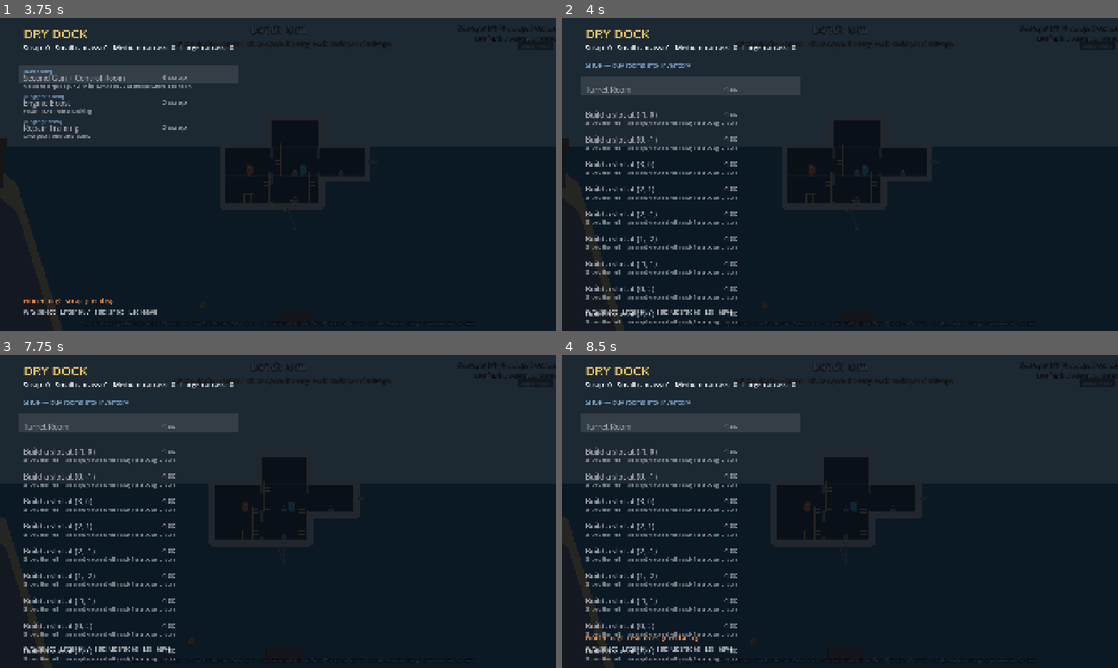
Above: before the commit, frames 1-4 (two rows, left to right).
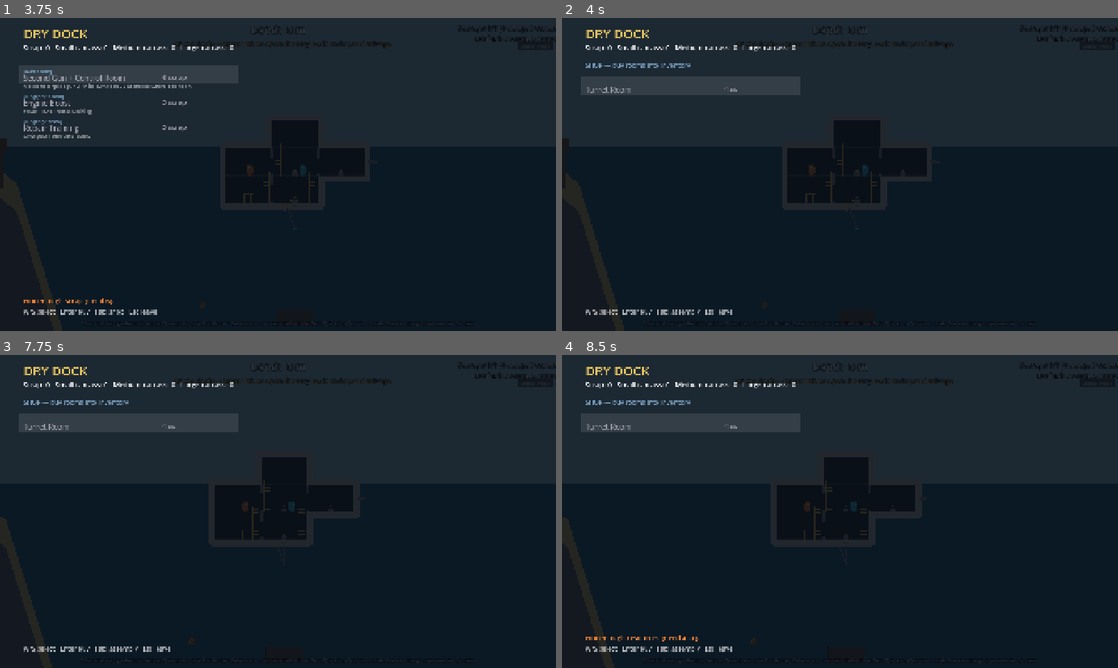
Above: after the commit, the same moments.

Repository: SnirNehemia/deeper
Game: Godot game, scene res://scenes/world.tscn
The game is run twice, just before and just after one commit, with the same random seed, the same clock (stepped at 60 frames per second) and the same inputs.
Inputs:
- Up to frame 1 (3.75 s): tap Enter at 0.5, 0.8, 1.35, 2, 3.5 s; hold D 0.53-2.03 s; tap Tab at 0.6 s; tap Space at 0.77, 1.07, 1.25, 1.52, 1.82, 2.75, 3.02, 3.05, 3.32, 3.6 s; tap Keypad Enter at 1.55, 2.1 s; hold A 2.03-2.78 s; tap E at 2.3, 2.85 s; hold D from 2.78 s (still down)
- Up to frame 2 (4 s): keep holding D; tap Space at 3.77 s; tap Tab at 3.8 s
- Up to frame 3 (7.75 s): tap Space at 4.07, 4.52, 4.82, 5, 6.02, 6.32, 6.77, 6.8, 7.07, 7.52 s; tap Escape at 4.15 s; release D at 4.28 s; hold A 4.28-5.03 s; tap Tab at 4.35, 7.55 s; tap Enter at 4.55, 5.1 s; hold D 5.03-5.78 s; tap Keypad Enter at 5.3, 5.85 s; hold A 5.78-7.28 s; tap E at 6.05, 6.6 s; hold D from 7.28 s (still down); tap Q at 7.35 s
- Up to frame 4 (8.5 s): keep holding D; tap Space at 7.82 s; tap Shift at 8.1 s; tap Enter at 8.3 s

Frame 1 is identical in both runs. In frame 2, 2.7% of the frame differs, in the area x 4-32%, y 29-98%; in frame 3, 2.7%; in frame 4, 2.7%.

Commit message:
M4-8 step 1: Assembly tab — hull blueprint with buyable-slot ghost cells

Diff:
--- a/scripts/ui/dry_dock.gd
+++ b/scripts/ui/dry_dock.gd
@@ -17,16 +17,18 @@
 
 signal closed(changed: bool)
 
-enum Mode { LIST, PLACEMENT, SHOP }
+enum Mode { LIST, PLACEMENT, SHOP, ASSEMBLY }
 
 var _mode: Mode = Mode.LIST
 var _index: int = 0
 var _shop_index: int = 0
+var _assembly_index: int = 0
 var _slot: SubLoadout.Slot = SubLoadout.Slot.STERN
 var _changed: bool = false
 var _note: String = ""
 var _entries: Array = []
 var _shop_entries: Array = []
+var _assembly_entries: Array = []
 var _view: _View
 
 func _ready() -> void:
@@ -34,6 +36,7 @@
 	process_mode = Node.PROCESS_MODE_ALWAYS
 	_entries = SubLoadout.catalog()
 	_rebuild_shop_entries()
+	_rebuild_assembly_entries()
 	get_tree().paused = true
 
 	var bg := ColorRect.new()
@@ -59,6 +62,8 @@
 			_list_key(key.physical_keycode)
 		Mode.SHOP:
 			_shop_key(key.physical_keycode)
+		Mode.ASSEMBLY:
+			_assembly_key(key.physical_keycode)
 		Mode.PLACEMENT:
 			_placement_key(key.physical_keycode)
 	_view.queue_redraw()
@@ -86,7 +91,23 @@
 				_shop_index = wrapi(_shop_index + 1, 0, _shop_entries.size())
 		KEY_ENTER, KEY_KP_ENTER, KEY_SPACE:
 			if not _shop_entries.is_empty():
-				_try_buy_shop_entry(_shop_entries[_shop_index])
+				_try_buy_room(_shop_entries[_shop_index]["def"])
+		KEY_TAB:
+			_mode = Mode.ASSEMBLY
+		KEY_ESCAPE:
+			_close()
+
+func _assembly_key(code: int) -> void:
+	match code:
+		KEY_UP, KEY_W:
+			if not _assembly_entries.is_empty():
+				_assembly_index = wrapi(_assembly_index - 1, 0, _assembly_entries.size())
+		KEY_DOWN, KEY_S:
+			if not _assembly_entries.is_empty():
+				_assembly_index = wrapi(_assembly_index + 1, 0, _assembly_entries.size())
+		KEY_ENTER, KEY_KP_ENTER, KEY_SPACE:
+			if not _assembly_entries.is_empty():
+				_try_buy_slot(_assembly_entries[_assembly_index]["pos"])
 		KEY_TAB:
 			_mode = Mode.LIST
 		KEY_ESCAPE:
@@ -122,26 +143,28 @@
 		_changed = true
 		_note = "%s installed!" % entry["label"]
 
-## Rebuilds the shop list: purchasable room types, then one entry per
-## currently-buyable empty slot position. Called on open and after any
-## successful shop purchase (buying a slot changes which positions are
-## buyable next).
+## Rebuilds the shop list: one entry per purchasable room type. Called on
+## open and after a successful room purchase (so "In inventory: N" updates).
 func _rebuild_shop_entries() -> void:
 	_shop_entries = []
 	for def in ModuleCatalog.purchasable_rooms():
 		_shop_entries.append({"type": "room", "def": def})
-	for pos in SaveData.layout.buyable_slot_positions():
-		_shop_entries.append({"type": "slot", "pos": pos})
 	if _shop_entries.is_empty():
 		_shop_index = 0
 	else:
 		_shop_index = clampi(_shop_index, 0, _shop_entries.size() - 1)
 
-func _try_buy_shop_entry(entry: Dictionary) -> void:
-	if entry["type"] == "room":
-		_try_buy_room(entry["def"])
+## Rebuilds the assembly list: one entry per cell currently buyable as a slot
+## (ROOM_SYSTEM.md §4.1). Called on open and after a successful slot purchase
+## (buying a slot changes which positions are buyable next).
+func _rebuild_assembly_entries() -> void:
+	_assembly_entries = []
+	for pos in SaveData.layout.buyable_slot_positions():
+		_assembly_entries.append({"type": "buy_slot", "pos": pos})
+	if _assembly_entries.is_empty():
+		_assembly_index = 0
 	else:
-		_try_buy_slot(entry["pos"])
+		_assembly_index = clampi(_assembly_index, 0, _assembly_entries.size() - 1)
 
 func _try_buy_room(def: ModuleDef) -> void:
 	var cost := def.cost_bundle()
@@ -161,7 +184,7 @@
 	if SaveData.buy_slot(pos):
 		_changed = true
 		_note = "Slot bought at (%d, %d)!" % [pos.x, pos.y]
-		_rebuild_shop_entries()
+		_rebuild_assembly_entries()
 
 static func _cost_string(cost: Dictionary) -> String:
 	var parts: Array[String] = []
@@ -197,6 +220,8 @@
 				_draw_placement(f)
 			DryDock.Mode.SHOP:
 				_draw_shop(f)
+			DryDock.Mode.ASSEMBLY:
+				_draw_assembly(f)
 			_:
 				_draw_list(f)
 
@@ -209,7 +234,9 @@
 			DryDock.Mode.LIST:
 				hint = "W/S select   Enter buy   Tab: shop   Esc leave"
 			DryDock.Mode.SHOP:
-				hint = "W/S select   Enter buy   Tab: upgrades   Esc leave"
+				hint = "W/S select   Enter buy   Tab: assembly   Esc leave"
+			DryDock.Mode.ASSEMBLY:
+				hint = "W/S select   Enter build slot   Tab: upgrades   Esc leave"
 			_:
 				hint = "A/D pick the end   Enter confirm   Esc back"
 		f.draw_string(get_canvas_item(), Vector2(80, size.y - 60), hint,
@@ -254,33 +281,84 @@
 			var selected := i == dock._shop_index
 			if selected:
 				draw_rect(Rect2(64, y - 30, 760, 64), Color(1, 1, 1, 0.10))
-			if entry["type"] == "room":
-				var def: ModuleDef = entry["def"]
-				var cost := def.cost_bundle()
-				var afford: bool = SaveData.can_afford_cost(cost)
-				var owned: int = int(SaveData.layout.inventory.get(def.id, 0))
-				var name_col := Color.WHITE if afford else Color(0.6, 0.6, 0.65)
-				f.draw_string(get_canvas_item(), Vector2(80, y + 26), def.display_name,
-					HORIZONTAL_ALIGNMENT_LEFT, -1, 26, name_col)
-				f.draw_string(get_canvas_item(), Vector2(560, y + 22), DryDock._cost_string(cost),
-					HORIZONTAL_ALIGNMENT_LEFT, -1, 24, name_col)
-				if owned > 0:
-					f.draw_string(get_canvas_item(), Vector2(80, y + 50), "In inventory: %d" % owned,
-						HORIZONTAL_ALIGNMENT_LEFT, -1, 17, Color(1, 1, 1, 0.55))
-			else:
-				var pos: Vector2i = entry["pos"]
-				var price := SaveData.next_slot_price()
-				var afford: bool = SaveData.banked_scrap >= price
-				var name_col := Color.WHITE if afford else Color(0.6, 0.6, 0.65)
-				f.draw_string(get_canvas_item(), Vector2(80, y + 26),
-					"Build a slot at (%d, %d)" % [pos.x, pos.y],
-					HORIZONTAL_ALIGNMENT_LEFT, -1, 26, name_col)
-				f.draw_string(get_canvas_item(), Vector2(560, y + 22), "%d sc" % price,
-					HORIZONTAL_ALIGNMENT_LEFT, -1, 24, name_col)
-				f.draw_string(get_canvas_item(), Vector2(80, y + 50),
-					"Grows the hull — an empty room shell, ready for a bought room",
+			var def: ModuleDef = entry["def"]
+			var cost := def.cost_bundle()
+			var afford: bool = SaveData.can_afford_cost(cost)
+			var owned: int = int(SaveData.layout.inventory.get(def.id, 0))
+			var name_col := Color.WHITE if afford else Color(0.6, 0.6, 0.65)
+			f.draw_string(get_canvas_item(), Vector2(80, y + 26), def.display_name,
+				HORIZONTAL_ALIGNMENT_LEFT, -1, 26, name_col)
+			f.draw_string(get_canvas_item(), Vector2(560, y + 22), DryDock._cost_string(cost),
+				HORIZONTAL_ALIGNMENT_LEFT, -1, 24, name_col)
+			if owned > 0:
+				f.draw_string(get_canvas_item(), Vector2(80, y + 50), "In inventory: %d" % owned,
 					HORIZONTAL_ALIGNMENT_LEFT, -1, 17, Color(1, 1, 1, 0.55))
 			y += 86.0
+
+	## A top-down blueprint of the hull: each occupied cell drawn as a filled
+	## box (room name), each owned-but-empty slot as an outlined box, and each
+	## currently-buyable slot position as a faint ghost box with its price —
+	## the selected one highlighted. Enter buys the selected ghost cell.
+	func _draw_assembly(f: Font) -> void:
+		f.draw_string(get_canvas_item(), Vector2(80, 170),
+			"ASSEMBLY — the sub's hull (faint cells are buyable slots)",
+			HORIZONTAL_ALIGNMENT_LEFT, -1, 22, Color("7aa0c0"))
+
+		var layout := SaveData.layout
+		var buyable: Array = layout.buyable_slot_positions()
+		var cells: Array = layout.occupied_cells().duplicate()
+		for c in buyable:
+			if c not in cells:
+				cells.append(c)
+		if cells.is_empty():
+			return
+
+		var min_pos := Vector2i(999, 999)
+		var max_pos := Vector2i(-999, -999)
+		for c in cells:
+			min_pos = Vector2i(min(min_pos.x, c.x), min(min_pos.y, c.y))
+			max_pos = Vector2i(max(max_pos.x, c.x), max(max_pos.y, c.y))
+		var span := max_pos - min_pos + Vector2i.ONE
+		const CELL_PX := 70.0
+		var origin := Vector2(size.x * 0.5 - span.x * CELL_PX * 0.5, 240.0)
+
+		var placed: Dictionary = {}  # cell -> display name
+		for p in layout.placements:
+			var def := ModuleCatalog.by_id(p.module_id)
+			var label := def.display_name if def != null else p.module_id
+			for cell in SubLayout.placement_cells(p):
+				placed[cell] = label
+
+		for cell in placed:
+			var r := _cell_rect(cell, min_pos, origin, CELL_PX)
+			draw_rect(r, Color(0.35, 0.4, 0.5, 0.9))
+			draw_rect(r, Color(1, 1, 1, 0.6), false, 2.0)
+			f.draw_string(get_canvas_item(), r.position + Vector2(6, 22), str(placed[cell]),
+				HORIZONTAL_ALIGNMENT_LEFT, r.size.x - 8, 14, Color.WHITE)
+
+		for slot in layout.slots:
+			var r := _cell_rect(slot, min_pos, origin, CELL_PX)
+			draw_rect(r, Color(0.25, 0.28, 0.34, 0.6))
+			draw_rect(r, Color(1, 1, 1, 0.4), false, 2.0)
+			f.draw_string(get_canvas_item(), r.position + Vector2(6, 22), "empty slot",
+				HORIZONTAL_ALIGNMENT_LEFT, r.size.x - 8, 13, Color(1, 1, 1, 0.6))
+
+		var price := SaveData.next_slot_price()
+		var afford: bool = SaveData.banked_scrap >= price
+		for i in dock._assembly_entries.size():
+			var pos: Vector2i = dock._assembly_entries[i]["pos"]
+			var r := _cell_rect(pos, min_pos, origin, CELL_PX)
+			var selected := i == dock._assembly_index
+			var ghost_col := Color("e0c060") if selected else Color(0.5, 0.6, 0.4, 0.35)
+			draw_rect(r, Color(ghost_col.r, ghost_col.g, ghost_col.b, 0.18 if not selected else 0.30))
+			draw_rect(r, ghost_col, false, 3.0 if selected else 1.5)
+			var price_col := Color.WHITE if afford else Color(1, 0.6, 0.4)
+			f.draw_string(get_canvas_item(), r.position + Vector2(6, 22), "%d sc" % price,
+				HORIZONTAL_ALIGNMENT_LEFT, r.size.x - 8, 18, price_col)
+
+	func _cell_rect(cell: Vector2i, min_pos: Vector2i, origin: Vector2, cell_px: float) -> Rect2:
+		var local := Vector2(cell - min_pos) * cell_px
+		return Rect2(origin + local + Vector2(2, 2), Vector2(cell_px - 4, cell_px - 4))
 
 	func _draw_placement(f: Font) -> void:
 		f.draw_string(get_canvas_item(), Vector2(80, 190),
--- a/tests/test_dock_shop_ui.gd
+++ b/tests/test_dock_shop_ui.gd
@@ -1,9 +1,10 @@
 extends Node
 
-## Headless test for the M4-7c dry-dock Shop tab (rooms into inventory + the
-## wallet display state). Drives the same key handlers the player uses; the
-## actual spend/price logic lives in SaveData/ModuleCatalog and is already
-## covered by test_shop — this only checks the menu wiring.
+## Headless test for the M4-7c/M4-8 dry-dock Shop + Assembly tabs (rooms into
+## inventory, slot-buying on the hull blueprint, + the wallet display state).
+## Drives the same key handlers the player uses; the actual spend/price logic
+## lives in SaveData/ModuleCatalog and is already covered by test_shop — this
+## only checks the menu wiring.
 ##
 ## Run: godot --headless res://tests/test_dock_shop_ui.tscn
 
@@ -48,30 +49,28 @@
 	_check(SaveData.banked_scrap == scrap_before - int(cost.get("sc", 0)),
 		"buying the room spent the scrap portion of its cost")
 
-	# Buying a slot: find a "slot" entry, buy it, and check the layout grew.
-	var slot_index := -1
-	for i in dock._shop_entries.size():
-		if dock._shop_entries[i]["type"] == "slot":
-			slot_index = i
-			break
-	_check(slot_index != -1, "the shop also lists buyable slot positions")
-	var slot_pos: Vector2i = dock._shop_entries[slot_index]["pos"]
+	# Tab from the Shop opens Assembly: a blueprint listing buyable slot
+	# positions. Buying one grows the layout's owned slots.
+	dock._shop_key(KEY_TAB)
+	_check(dock._mode == DryDock.Mode.ASSEMBLY, "Tab from the Shop opens Assembly")
+	_check(not dock._assembly_entries.is_empty(), "Assembly lists at least one buyable slot position")
+	var slot_pos: Vector2i = dock._assembly_entries[dock._assembly_index]["pos"]
 	var slots_before := SaveData.layout.slots.size()
-	dock._shop_index = slot_index
-	dock._shop_key(KEY_ENTER)
+	dock._assembly_key(KEY_ENTER)
 	_check(SaveData.layout.slots.size() == slots_before + 1,
 		"buying a slot grows the layout's owned slots")
 	_check(slot_pos in SaveData.layout.slots, "the bought slot position is now owned")
 
 	# Tab returns to the Upgrades list.
-	dock._shop_key(KEY_TAB)
-	_check(dock._mode == DryDock.Mode.LIST, "Tab from the Shop returns to the Upgrades list")
+	dock._assembly_key(KEY_TAB)
+	_check(dock._mode == DryDock.Mode.LIST, "Tab from Assembly returns to the Upgrades list")
 
-	# Esc closes from either tab.
-	dock._shop_key(KEY_TAB)  # back to Shop
-	dock._shop_key(KEY_ESCAPE)
+	# Esc closes from any tab.
+	dock._list_key(KEY_TAB)      # Shop
+	dock._shop_key(KEY_TAB)      # Assembly
+	dock._assembly_key(KEY_ESCAPE)
 	await get_tree().process_frame
-	_check(not get_tree().paused, "Esc from the Shop unpauses and closes the dock")
+	_check(not get_tree().paused, "Esc from Assembly unpauses and closes the dock")
 
 	SaveData.reset_for_test()
 	if _failures == 0:
